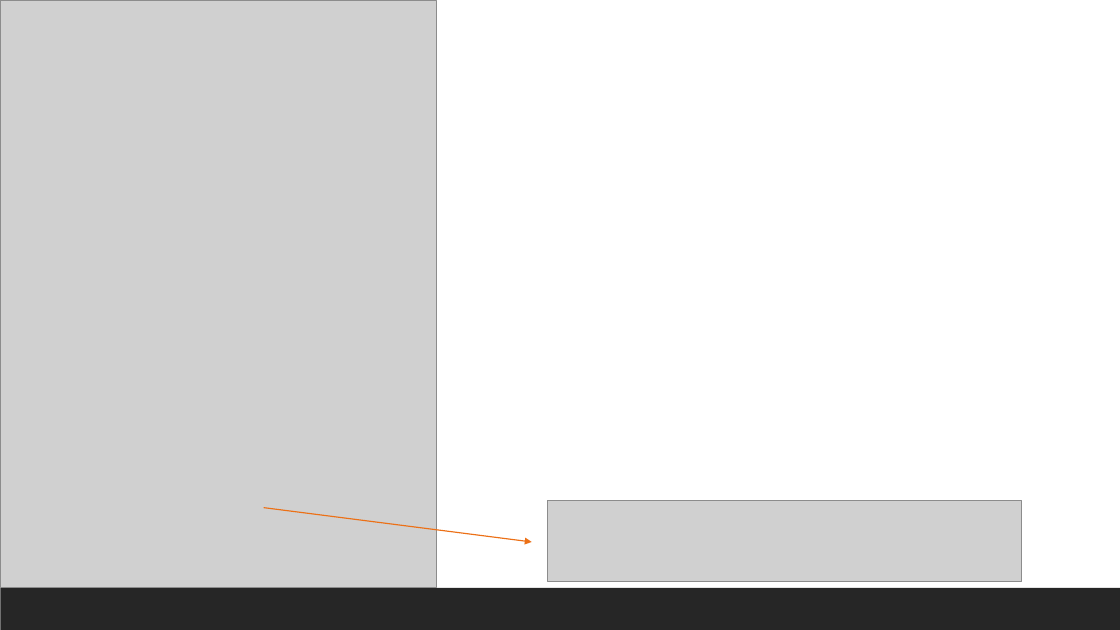
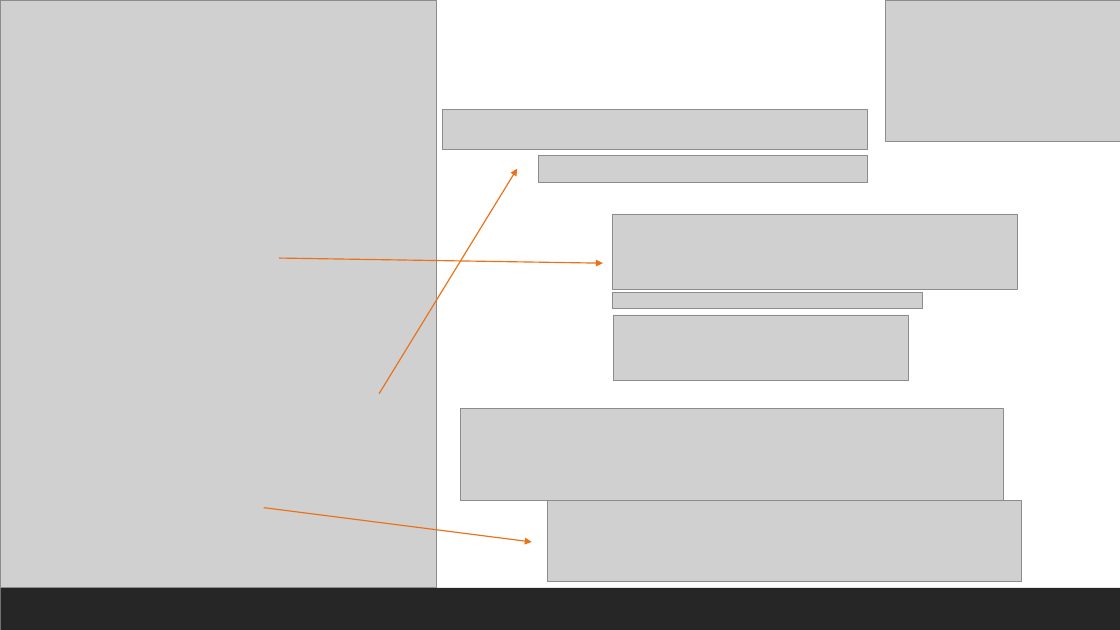
Before and after one commit to TJcollector/DatabaseProject, a slide deck: slide 10 of Database for Clinic Management.pptx. Drawn at 1120x630 pixels with LibreOffice and Linux fonts; fonts in the diff are those of the drawing; grey boxes stand for pictures. Boxes give left, top, right and bottom in pixels: in the first picture for what was removed or moved away, otherwise in the second. Text is boxed around its words. In the diff, an @@ line names an element or a change of style, - is before the commit and + after.

```diff
--- a/Database for Clinic Management.pptx
+++ b/Database for Clinic Management.pptx
@@ picture added at (x1=886, y1=0, x2=1120, y2=142) @@
@@ picture added at (x1=443, y1=110, x2=868, y2=150) @@
@@ arrow added from (379, 394) to (518, 169), #EC7016 1 pt @@
@@ picture added at (x1=539, y1=155, x2=868, y2=182) @@
@@ picture added at (x1=613, y1=214, x2=1018, y2=289) @@
@@ arrow added from (279, 258) to (603, 263), #EC7016 1 pt @@
@@ picture added at (x1=613, y1=293, x2=923, y2=308) @@
@@ picture added at (x1=614, y1=315, x2=909, y2=381) @@
@@ picture added at (x1=461, y1=409, x2=1004, y2=501) @@
```
Also in this commit, not shown: 1 other slide changed, 6 slides added, 6 slides removed.
